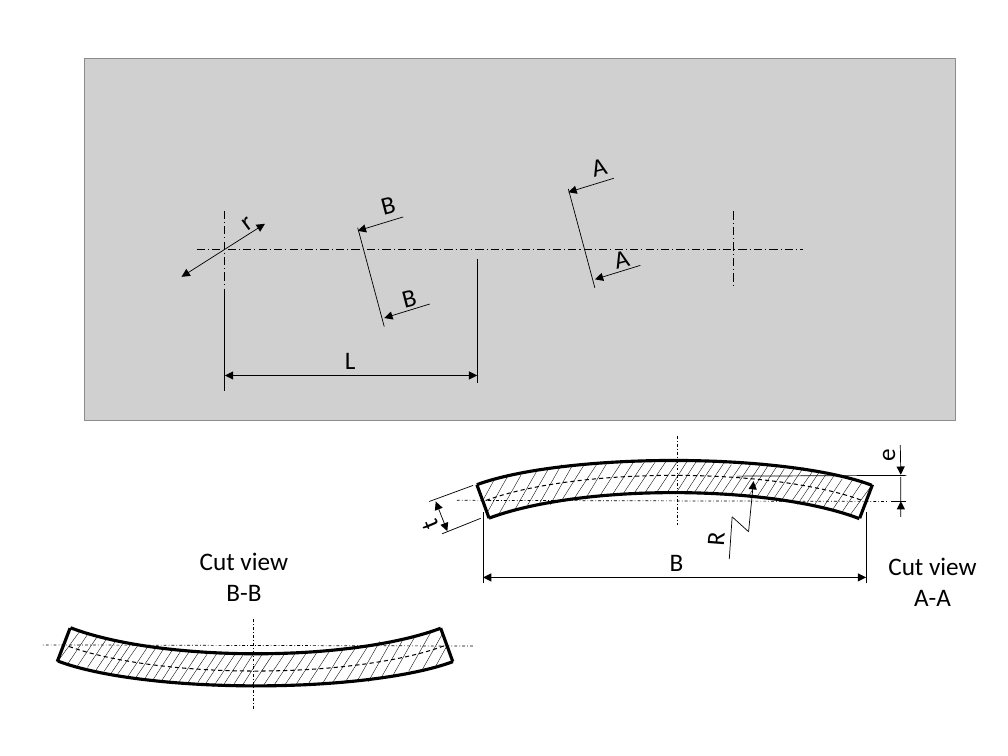
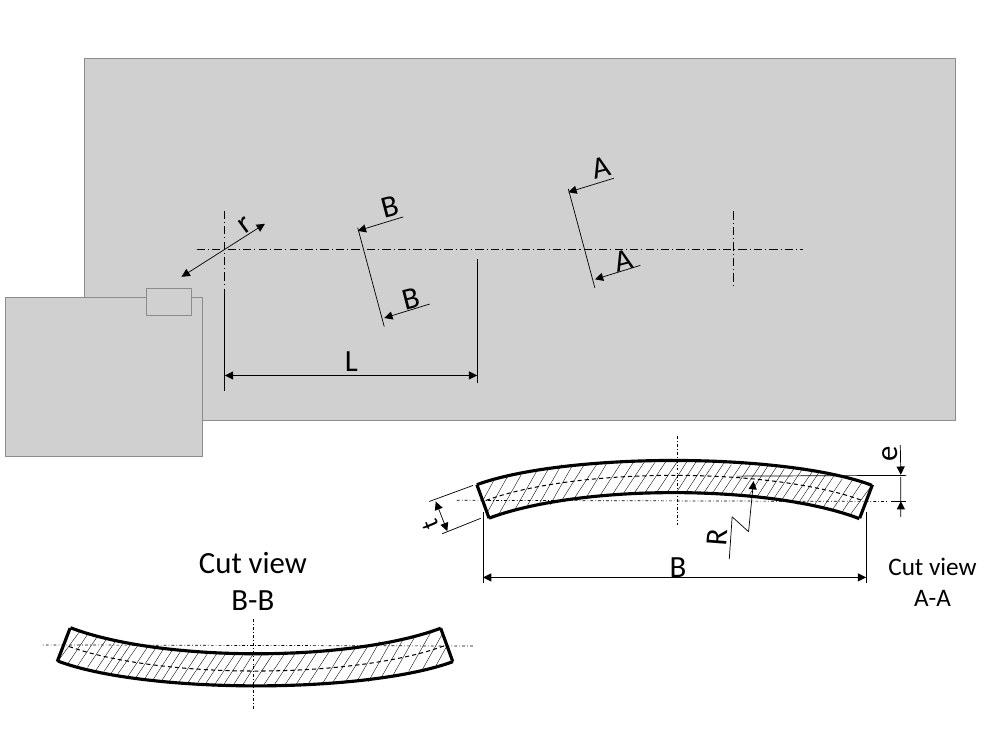
Before and after one commit to AlejandroValverde/latex, a slide deck: slide 8 of figures/figures.pptx. Drawn at 1008x756 pixels with LibreOffice and Linux fonts; fonts in the diff are those of the drawing; grey boxes stand for pictures. Boxes give left, top, right and bottom in pixels: in the first picture for what was removed or moved away, otherwise in the second. Text is boxed around its words. In the diff, an @@ line names an element or a change of style, - is before the commit and + after.

```diff
--- a/figures/figures.pptx
+++ b/figures/figures.pptx
@@ picture added at (6,297,203,457) @@
@@ picture added at (146,288,191,314) @@
@@ size 18 to 22 pt in 10 elements at (384,196,400,223), (595,157,612,185), (345,351,358,376), (617,249,634,273), (405,288,421,312), (697,531,735,547), (868,448,906,462), (245,227,254,237), (670,557,687,578), (199,552,307,610) @@
```
Also in this commit, not shown: 7 other slides changed, 7 slides added, 7 slides removed, 19 other files.
